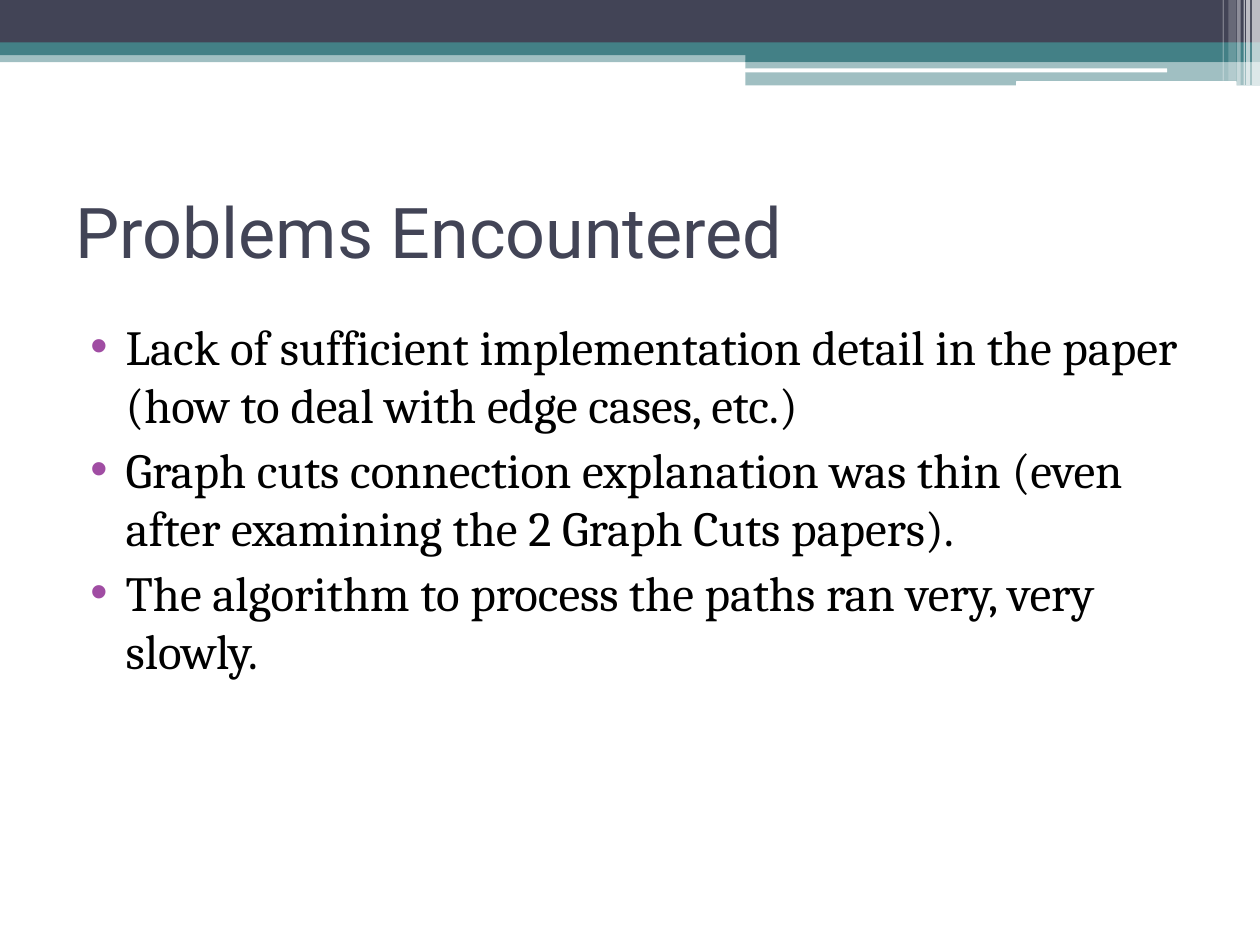
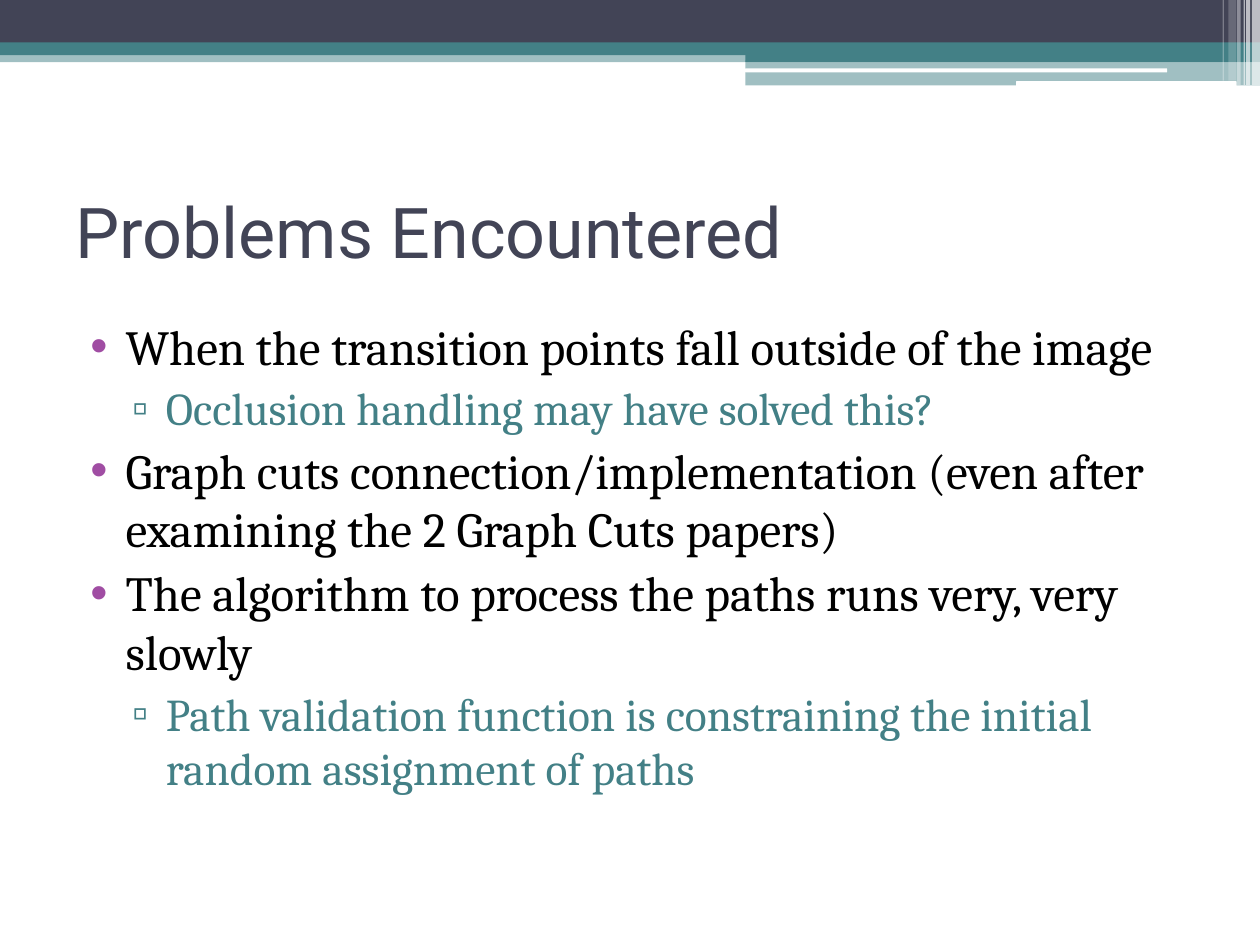
Before and after one commit to tmp0910/hmcinterpolation, a slide deck: slide 13 of FinalPresentation.ppt (slide 9 before the commit). Drawn at 1260x945 pixels with LibreOffice and Linux fonts; fonts in the diff are those of the drawing. Boxes give left, top, right and bottom in pixels: in the first picture for what was removed or moved away, otherwise in the second. Text is boxed around its words. In the diff, an @@ line names an element or a change of style, - is before the commit and + after.

```diff
--- a/FinalPresentation.ppt
+++ b/FinalPresentation.ppt
@@ text at bbox=[126, 330, 1152, 795]: text changed @@
-• Lack of sufficient implementation detail in the paper (how to deal with edge cases, etc.)
-• Graph cuts connection explanation was thin (even after examining the 2 Graph Cuts papers).
-• The algorithm to process the paths ran very, very slowly.
+• When the transition points fall outside of the image
+  ▫ Occlusion handling may have solved this?
+• Graph cuts connection/implementation (even after examining the 2 Graph Cuts papers)
+• The algorithm to process the paths runs very, very slowly
+  ▫ Path validation function is constraining the initial random assignment of paths
```
Also in this commit, not shown: 1 other slide changed, 13 slides added, 4 slides removed, 1 other file.
